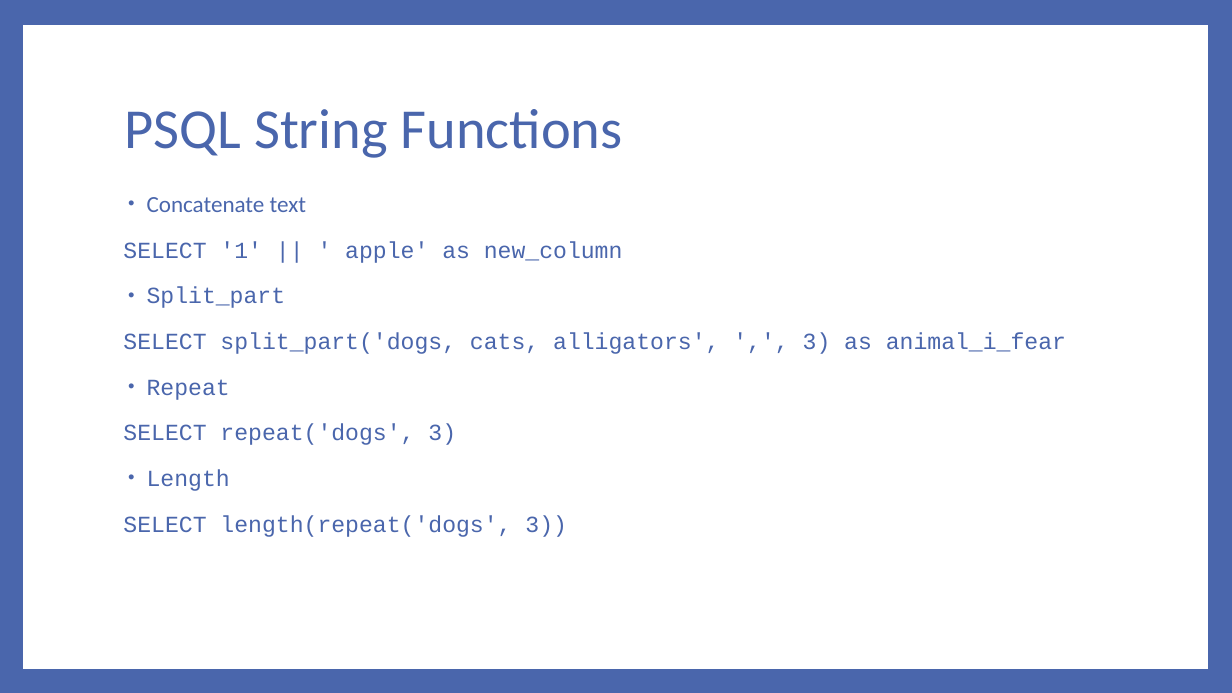
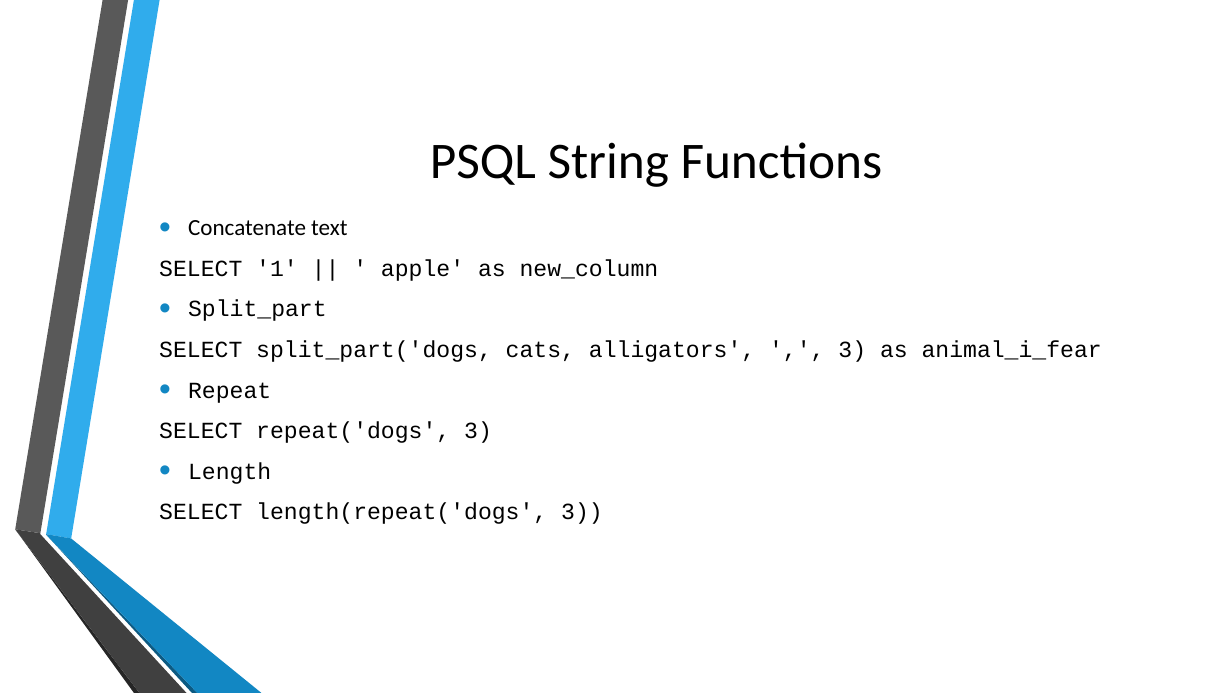
Before and after one commit to MGIS-UMN/GIS5577_week3, a slide deck: slide 39 of Database_Management.odp (slide 37 before the commit). Drawn at 1232x693 pixels with LibreOffice and Linux fonts; fonts in the diff are those of the drawing; background and template pictures are left out. Boxes give left, top, right and bottom in pixels: in the first picture for what was removed or moved away, otherwise in the second. Text is boxed around its words. In the diff, an @@ line names an element or a change of style, - is before the commit and + after.

```diff
--- a/Database_Management.odp
+++ b/Database_Management.odp
@@ background #4A66AC to picture (left out) @@
@@ freeform shape removed at [23,25,1208,670] @@
@@ title "PSQL String Functions": place and size @@
-title "PSQL String Functions" at [125,109,623,158]
+title "PSQL String Functions" at [430,142,883,187]
@@ title "PSQL String Functions" at [430,142,883,187]: size 44 to 40 pt, text colour #4A66AC to #000000; alignment left to centre; line spacing 0.9 to 1 @@
@@ text "Concatenate text": place and size @@
-text "Concatenate text" at [123,197,1066,537]
+text "Concatenate text" at [159,220,1102,524]
@@ text "Concatenate text" at [159,220,1102,524]: text colour #4A66AC to #000000; indent changed; less space between paragraphs; bullet colour #4A66AC to #1287C3; vertical alignment top to middle @@
@@ group added at [15,0,262,693]: 6 freeform shapes @@
```
Also in this commit, not shown: 36 other slides changed, 4 slides added, 2 slides removed, 1 other file.
